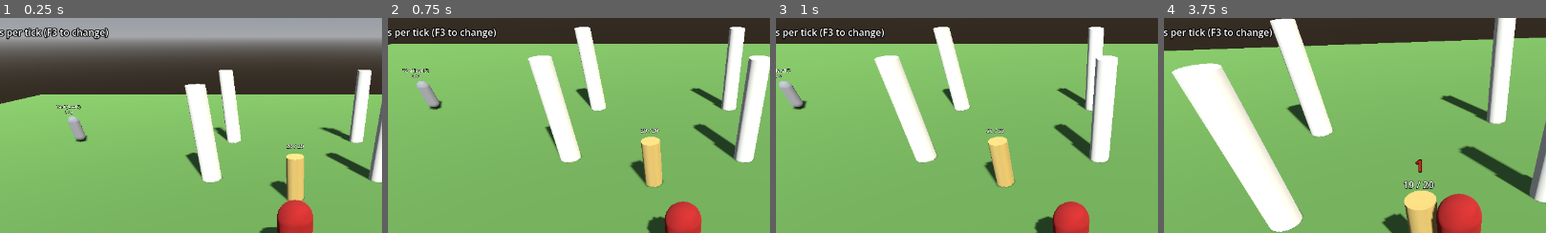
Above: before the commit, frames 1-4 (left to right).
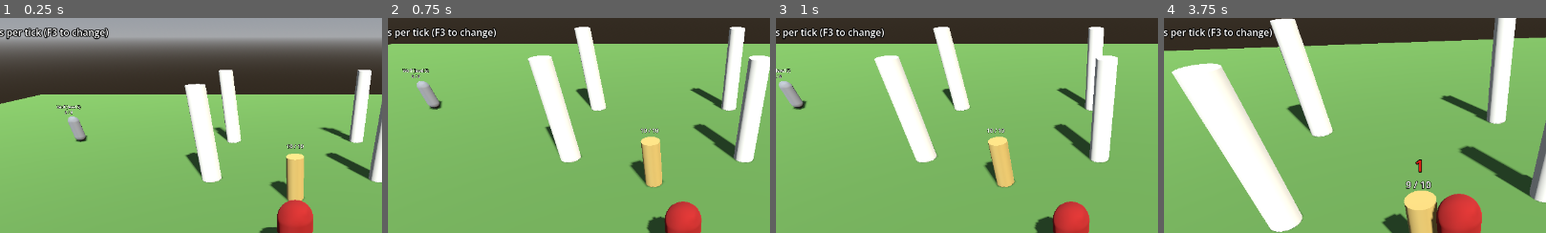
Above: after the commit, the same moments.

Repository: DanteArcese/legio
Game: Godot game, scene res://scenes/main.tscn
Same seed, same stepped clock (60 frames per second), same inputs: the game is played once before the commit and once after it.
Inputs (mouse positions are % of the whole screen's width and height, from its top left):
- Up to frame 1 (0.25 s): no input
- Up to frame 2 (0.75 s): tap Enter at 0.5 s; move the mouse to (72, 45) at 0.52 s; hold D (move_right) from 0.53 s (still down); tap Down (camera_down) at 0.6 s; click (72, 45) at 0.67 s
- Up to frame 3 (1 s): keep holding D (move_right)
- Up to frame 4 (3.75 s): release D (move_right) at 1.25 s; drag from (30, 55) to (45, 70) at 1.27 s; move the mouse to (60, 28) at 2.02 s; hold D (move_right) 2.03-2.75 s; tap Right (camera_right) at 2.1 s; drag from (45, 70) to (20, 35) at 2.77 s; move the mouse to (80, 65) at 3.52 s; hold A (move_left) from 3.53 s (still down); hold Mouse wheel up (camera_zoom_in) from 3.53 s (still down)
The pictures show only the part of the screen within x 11-61%, y 0-50%; the shares and areas given below are measured in that part.

The runs differ from the first frame. In frame 1, less than 0.1% of the frame differs, in the area x 75-79%, y 58-61%; in frame 2, less than 0.1%; in frame 3, less than 0.1%; in frame 4, 0.3%, in the area x 62-71%, y 75-80%.

Commit message:
Lower training dummy HP for level-1 max hit; add playtest-all script (#13)
Co-Authored-By: Claude Opus 5.5 <noreply@anthropic.com>

Diff:
--- a/game/scenes/main.tscn
+++ b/game/scenes/main.tscn
@@ -136,7 +136,7 @@
 [node name="SimEntity" type="Node" parent="TrainingDummy" node_paths=PackedStringArray("hp_label") groups=["sim_entities"]]
 script = ExtResource("4_entity")
 entity_id = 100
-max_hp = 20
+max_hp = 10
 can_fight = false
 auto_retaliate = false
 respawn_ticks = 5
Not shown, changed: .github/workflows/ci.yml
Not shown, changed: CLAUDE.md
Not shown, added: scripts/playtest-all.sh
